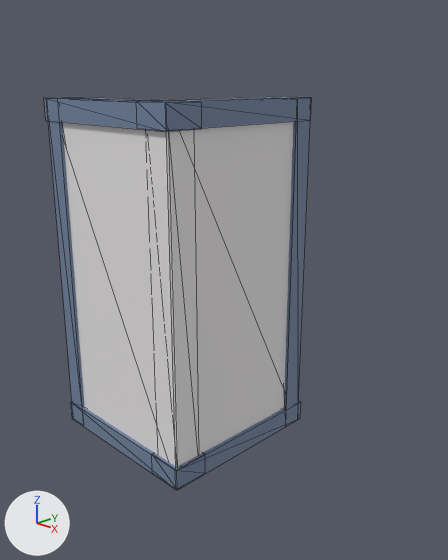
The Blender file models/objects/01_wall_outer_corner.blend: old version first, new version second.
One viewpoint serves both versions: a 50 mm camera at (2.99, -2.5, 2.74) aimed at (-0.12, 0.58, 1.32). The axes (+X, +Y, +Z) are drawn at lower left. The lights are the same throughout. The older version comes first. Mesh edges are drawn as thin lines.

Objects in the first picture: 'part_1', 'part_2', 'part_3', 'part_4', 'part_5', 'part_6', 'part_7', 'part_8'.
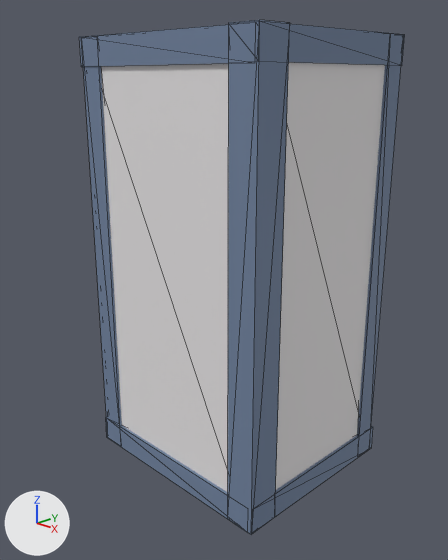
Where the change shows, as pixel boxes [x1, y1, x2, y2] in the pictures (448 x 560 px):
'part_2', moved, rescaled
    before: [168, 122, 293, 466]
    after: [276, 62, 385, 490]
'part_1', moved, rescaled
    before: [62, 122, 177, 466]
    after: [101, 63, 229, 492]
'part_4.004', added (blue)
    after: [228, 20, 290, 534]
'part_8', moved, rescaled
    before: [284, 120, 310, 409]
    after: [357, 65, 401, 436]
'part_7', moved, rescaled
    before: [48, 121, 84, 408]
    after: [83, 66, 122, 426]
'part_3', moved, rescaled
    before: [44, 97, 202, 131]
    after: [79, 25, 229, 67]
'part_4', moved, rescaled
    before: [136, 96, 312, 131]
    after: [289, 24, 405, 65]
'part_6', moved, rescaled
    before: [152, 401, 301, 490]
    after: [275, 426, 373, 517]
'part_5', moved, rescaled
    before: [71, 401, 203, 489]
    after: [106, 417, 248, 533]

Edits to the bpy script that builds the scene:
```text
Add me_part_4_001:
    me_part_4_001.from_pydata(...)  # a box spanning x -0.14..0.14, y -0.08..0.08, z -0.7..0.7
    me_part_4_001.materials.append(mat_03_wall_outer_corner_8)  # blue #71839f
Change ob_part_1:
    ob_part_1.parent: ob_world -> ob_world_007
    ob_part_1.scale: (1.0, 1.0, 1.0) -> (1.0, 1.0, 0.709)
Change ob_part_2:
    ob_part_2.parent: ob_world -> ob_world_007
    ob_part_2.location: (0.0, -1.3, 0.55) -> (0.0594, -1.3, 0.602)
    ob_part_2.scale: (1.0, 1.0, 1.0) -> (0.648, 1.0, 1.0)
Change ob_part_3:
    ob_part_3.parent: ob_world -> ob_world_007
    ob_part_3.scale: (0.973, 1.0, 1.0) -> (0.973, 1.0, 0.709)
Change ob_part_4:
    ob_part_4.parent: ob_world -> ob_world_013
    ob_part_4.location: (0.0, -2.529, 0.532) -> (0.0594, -2.529, 0.584)
    ob_part_4.scale: (1.0, 1.0, 0.959) -> (0.648, 1.0, 0.971)
Change ob_part_5:
    ob_part_5.parent: ob_world -> ob_world_007
    ob_part_5.scale: (0.962, 1.0, 1.0) -> (0.962, 1.0, 0.709)
Change ob_part_6:
    ob_part_6.parent: ob_world -> ob_world_007
    ob_part_6.location: (0.0, -0.08, 0.548) -> (0.0594, -0.08, 0.6)
    ob_part_6.scale: (1.0, 1.0, 0.977) -> (0.648, 1.0, 0.977)
Change ob_part_7:
    ob_part_7.parent: ob_world -> ob_world_007
    ob_part_7.scale: (1.0, 1.0, 0.931) -> (1.0, 1.0, 0.66)
Change ob_part_8:
    ob_part_8.parent: ob_world -> ob_world_007
    ob_part_8.location: (0.0, -1.3, 1.125) -> (0.0594, -1.305, 1.176)
    ob_part_8.scale: (0.969, 1.0, 1.0) -> (0.628, 1.0, 1.0)
Add ob_world_007:
    ob_world_007 = bpy.data.objects.new('world.007', None)
    ob_world_007.location = (0.632, 0.0, 0.0)
    ob_world_007.rotation_euler = (-1.571, 0.0, 0.0)  # degrees (-90, 0, 0)
    ob_world_007.scale = (1.15, 1.15, 1.0)
Add ob_world_013:
    ob_world_013 = bpy.data.objects.new('world.013', None)
    ob_world_013.location = (0.632, 0.0, 0.0)
    ob_world_013.rotation_euler = (-1.571, 0.0, 0.0)  # degrees (-90, 0, 0)
    ob_world_013.scale = (1.15, 1.15, 1.0)
Add ob_part_4_004:
    ob_part_4_004 = bpy.data.objects.new('part_4.004', me_part_4_001)
    ob_part_4_004.parent = ob_world_007
    ob_part_4_004.location = (0.0656, -1.31, 0.0112)
    ob_part_4_004.scale = (0.648, 16.3, -0.162)
```
